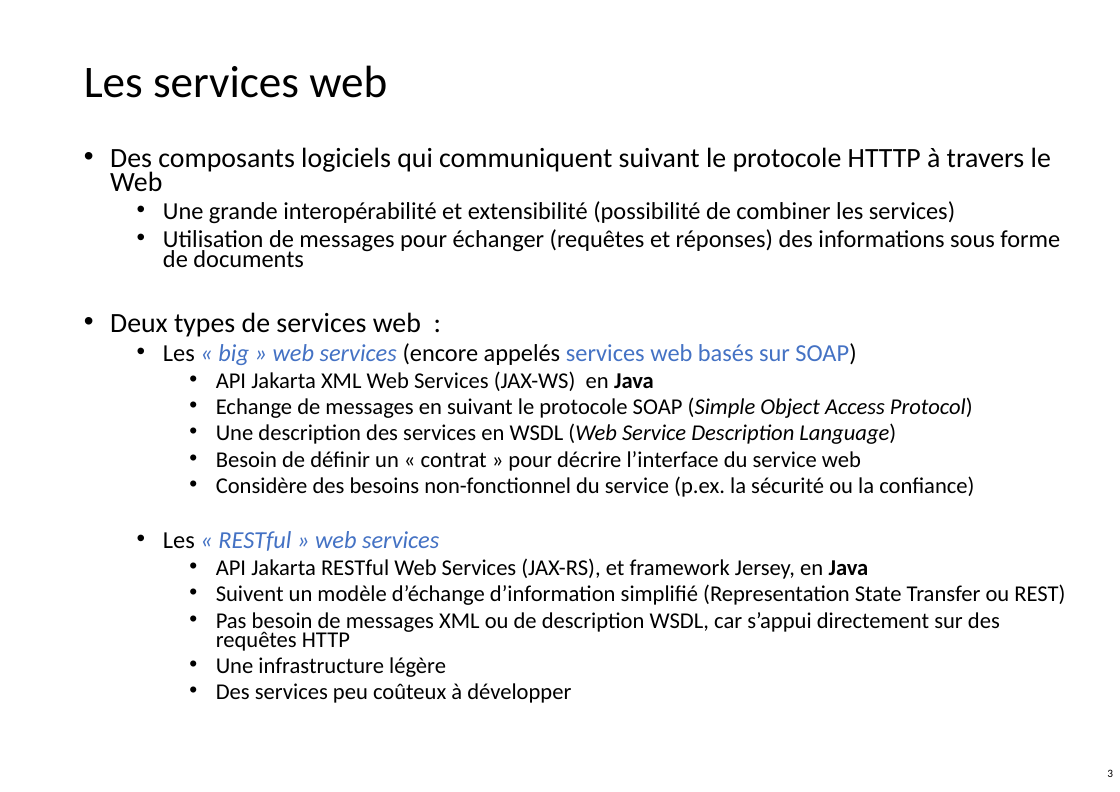
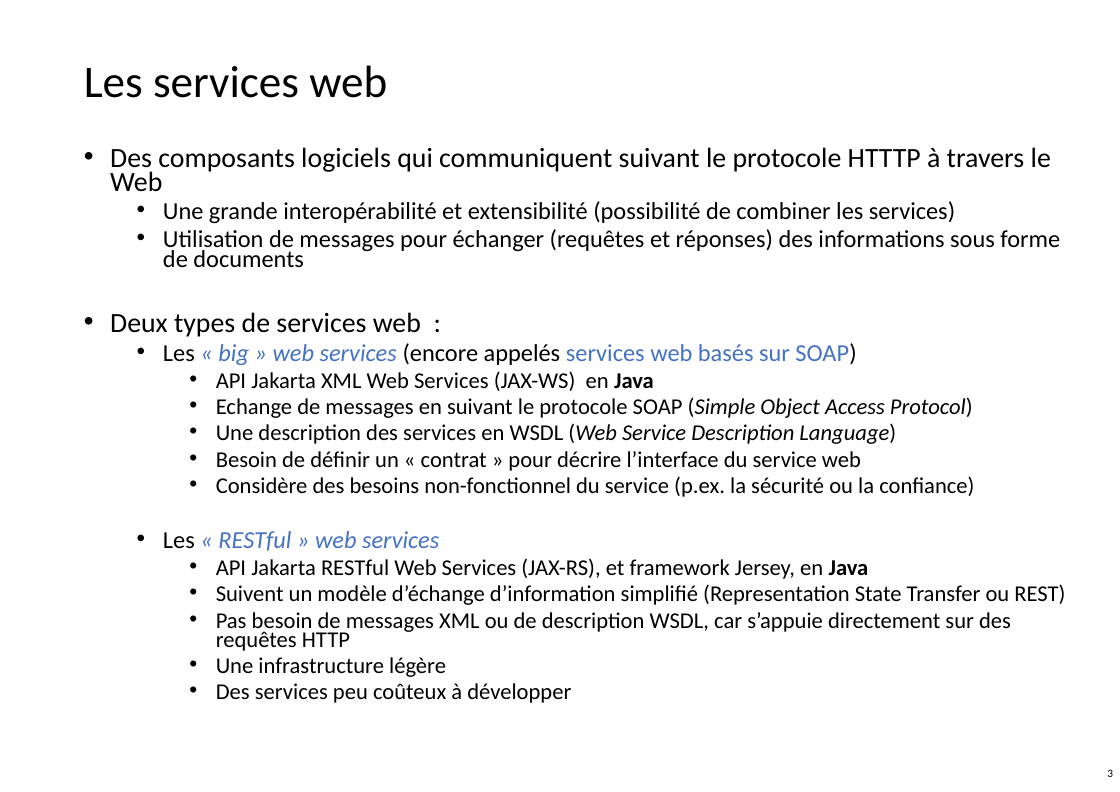
Before and after one commit to flouvat/R4.01-Architecture-logicielle-Pages, a slide deck: slide 3 of docs/CM/R4.01_Architecture_Logicielle-Chapitre3.pptx. Drawn at 1120x792 pixels with LibreOffice and Linux fonts; fonts in the diff are those of the drawing; background and template pictures are left out. Boxes give left, top, right and bottom in pixels: in the first picture for what was removed or moved away, otherwise in the second. Text is boxed around its words. In the diff, an @@ line names an element or a change of style, - is before the commit and + after.

```diff
--- a/docs/CM/R4.01_Architecture_Logicielle-Chapitre3.pptx
+++ b/docs/CM/R4.01_Architecture_Logicielle-Chapitre3.pptx
@@ text at bbox=[216, 612, 1011, 651]: text changed @@
-    • Pas besoin de messages XML ou de description WSDL, car s’appui directement sur des requêtes HTTP
+    • Pas besoin de messages XML ou de description WSDL, car s’appuie directement sur des requêtes HTTP
```
Also in this commit, not shown: 3 other slides changed, 1 other file.
